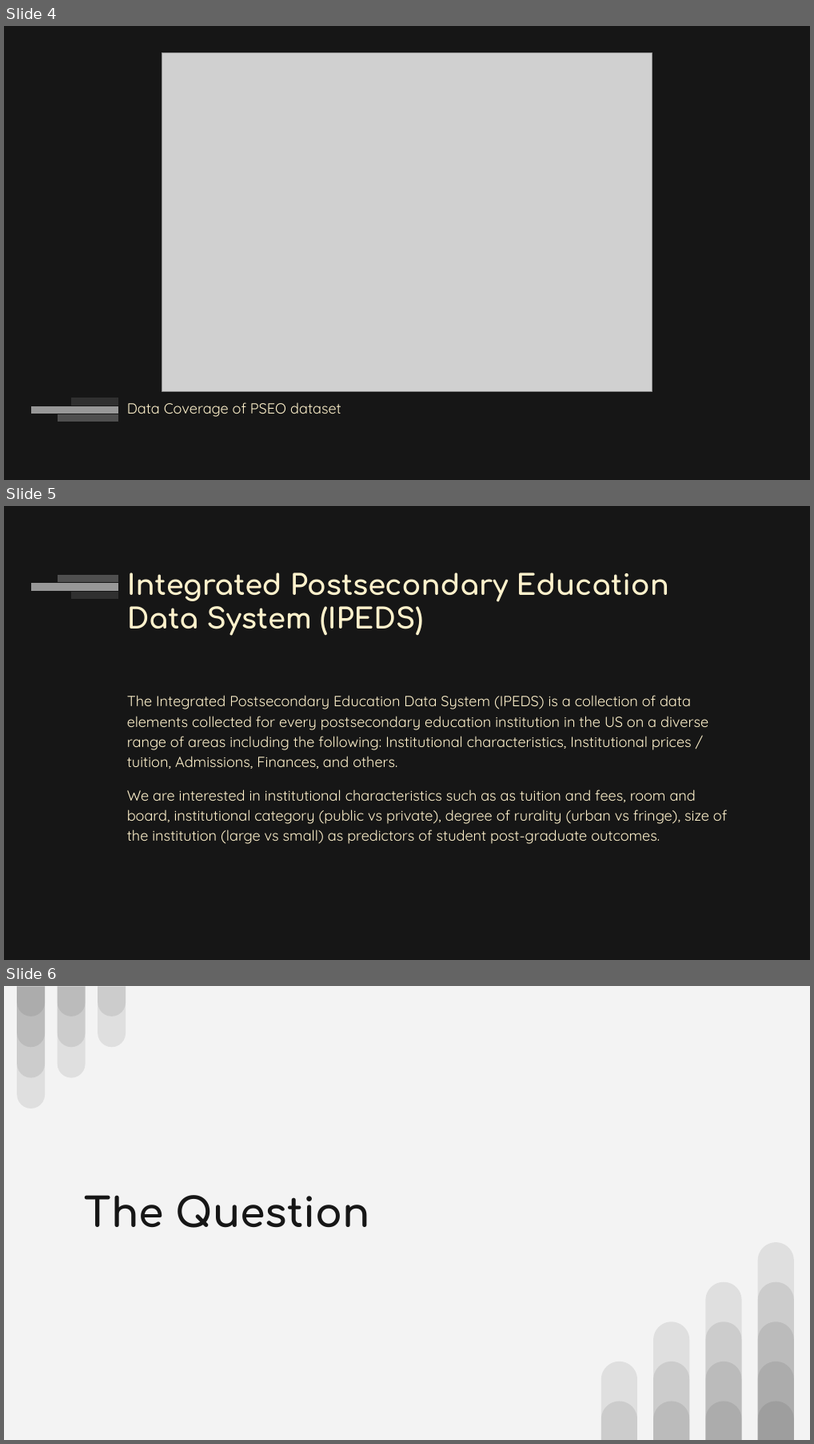
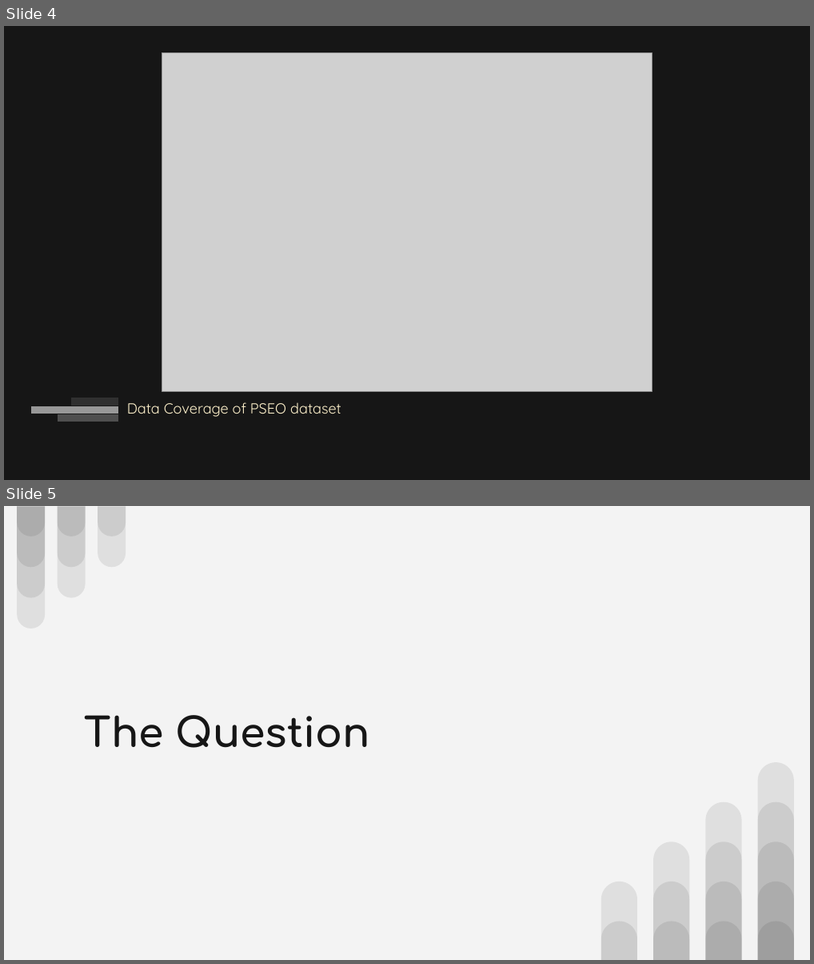
Before and after one commit to adinfinitum225/final_project, a slide deck: media/Final Project - Employment Prosepects.pptx. Shown one above the other, each under a label of ours: slides 4, 5 and 6 before the commit, slides 4 and 5 after it. The pictures are 814x1444 and 814x964 pixels, drawn with LibreOffice and Linux fonts; fonts in the diff are those of the drawing; grey boxes stand for pictures. Boxes give left, top, right and bottom in pixels: in the first picture for what was removed or moved away, otherwise in the second. Text is boxed around its words. In the diff, an @@ line names an element or a change of style, - is before the commit and + after.

```diff
--- a/media/Final Project - Employment Prosepects.pptx
+++ b/media/Final Project - Employment Prosepects.pptx
@@ slide 5 removed at (4, 506, 810, 960), background #161616 @@
@@ rectangle removed at (58, 575, 118, 583) @@
@@ title removed at (127, 572, 670, 636) @@
-Integrated Postsecondary Education Data System (IPEDS)
@@ rectangle removed at (30, 583, 118, 591) @@
@@ rectangle removed at (71, 591, 119, 599) @@
@@ text removed at (127, 695, 727, 844) @@
-The Integrated Postsecondary Education Data System (IPEDS) is a collection of data elements collected for every postsecondary education institution in the US on a diverse range of areas including the following: Institutional characteristics, Institutional prices / tuition, Admissions, Finances, and others.
-We are interested in institutional characteristics such as as tuition and fees, room and board, institutional category (public vs private), degree of rurality (urban vs fringe), size of the institution (large vs small) as predictors of student post-graduate outcomes.
@@ what was slide 6 is now slide 5 @@
```
Also in this commit, not shown: 5 slides changed, 6 slides added, 3 other slides removed.
